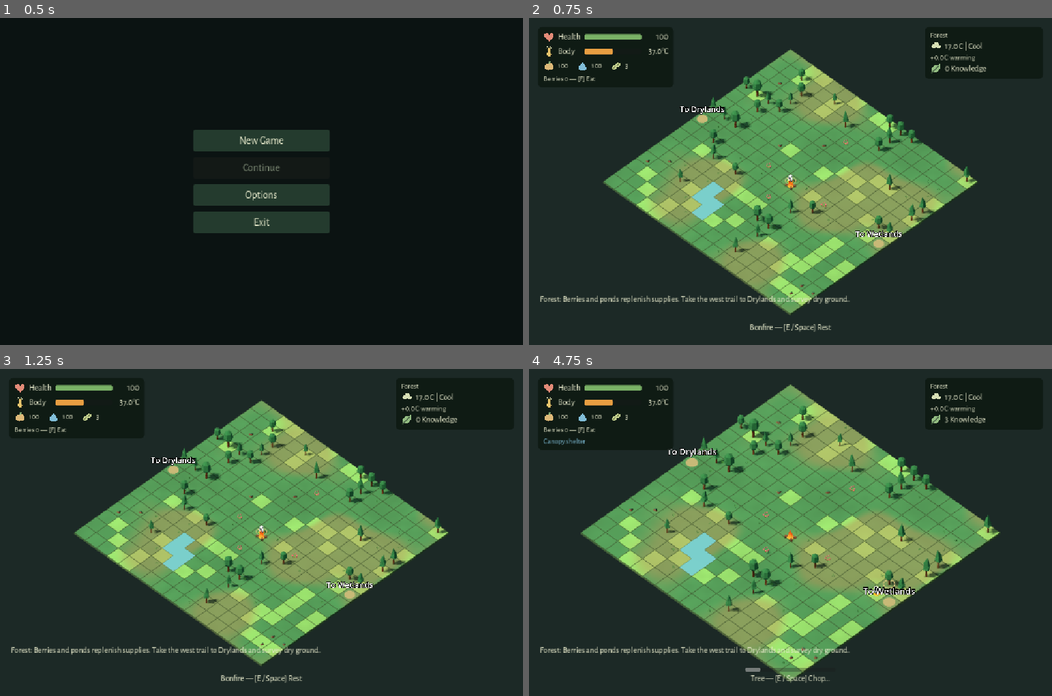
Above: before the commit, frames 1-4 (two rows, left to right).
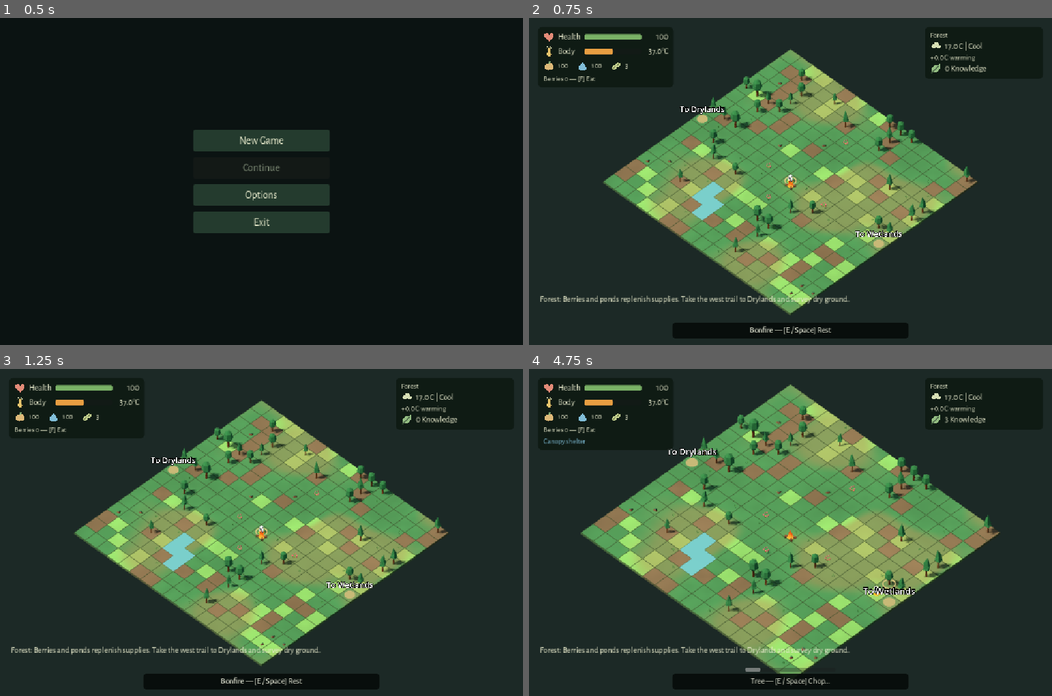
Above: after the commit, the same moments.

Repository: emir-masinovic/gameup-2026-nihilists
Game: Godot game, scene res://features/menus/main_menu.tscn
The game is run twice, just before and just after one commit, with the same random seed, the same clock (stepped at 60 frames per second) and the same inputs.
Inputs (mouse positions are in pixels of both pictures, inside the frame that each line leads up to):
- Up to frame 1 (0.5 s): no input
- Up to frame 2 (0.75 s): click "New Game" at 0.5 s
- Up to frame 3 (1.25 s): no input
- Up to frame 4 (4.75 s): tap Enter (ui_accept) at 1.25, 1.52, 4.52 s; move the mouse to (905, 516) at 1.27 s; hold D (move_east) 1.28-2 s; hold F (eat) 1.28-2 s; click (905, 516) at 1.42 s; tap E (interact) at 1.55, 3.05, 4.55 s; drag from (685, 548) to (764, 597) at 2.02 s; move the mouse to (842, 460) at 2.77 s; hold D (move_east) 2.78-3.5 s; hold C (camera_mode_cycle) 2.78-3.5 s; click (842, 460) at 2.92 s; drag from (764, 597) to (633, 483) at 3.52 s; move the mouse to (947, 581) at 4.27 s; hold A (move_west) from 4.28 s (still down); hold Mouse wheel up (camera_zoom_in) from 4.28 s (still down); click (947, 581) at 4.42 s

Frame 1 is identical in both runs. In frame 2, 5.7% of the frame differs, in the area x 16-86%, y 14-98%; in frame 3, 5.7%; in frame 4, 6.6%, in the area x 12-91%, y 10-98%.

Commit message:
fix: clarify planting soil and interaction captions

Diff:
--- a/features/levels/forest/RendererTerrain.gd
+++ b/features/levels/forest/RendererTerrain.gd
@@ -1,5 +1,5 @@
 extends Node3D
-# Shared climate beds plus one shrinking water-surface batch. Logic owns wetness.
+# Shared climate beds, persistent authored soil and shrinking pond surfaces.
 var batches: Array[MultiMeshInstance3D] = []
 var tile_mesh: BoxMesh
 
@@ -12,6 +12,12 @@
 	materials.assign(palette)
 	materials.append(water)
 	materials.append(charred)
+	# Generated soil cells retain brown earth even when climate health is high.
+	# This is terrain presentation, independent of selection, inventory and player.
+	var soil = palette[0].duplicate()
+	soil.set_shader_parameter("terrain_color", Color("554636"))
+	soil.set_shader_parameter("terrain_health", 0.0)
+	materials.append(soil)
 	for i in range(materials.size()):
 		var batch = MultiMeshInstance3D.new()
 		batch.multimesh = MultiMesh.new()
@@ -48,9 +54,11 @@
 			health = 0.0
 			moisture = minf(moisture, 0.49)
 		var group = clampi(int(health * 3.99), 0, 3) * 4 + clampi(int(moisture * 3.99), 0, 3)
+		var cell = Vector2i(i % grid.SIZE, floori(float(i) / grid.SIZE))
+		if data.get("terrain", "grass") == "soil" and cell.distance_to(grid.start) >= 2.5 and cell.x != grid.start.x and cell.y != grid.start.y:
+			group = 18
 		if data.get("burned", false) and data.get("burn_recovery", 0.0) < 0.2:
 			group = 17
-		var cell = Vector2i(i % grid.SIZE, floori(float(i) / grid.SIZE))
 		var at: Vector3 = grid.world_position(cell)
 		batches[group].multimesh.set_instance_transform(counts[group], Transform3D(Basis.IDENTITY, at + Vector3(0,-0.15,0)))
 		counts[group] += 1
--- a/features/levels/forest/forest_level.gd
+++ b/features/levels/forest/forest_level.gd
@@ -37,9 +37,7 @@
 var region_id = "forest"
 var region_state = {}
 var transitioning = false
-var planting_tile: PlaneMesh
 var interaction_ring: TorusMesh
-var planting_material: StandardMaterial3D
 var interaction_marker: MeshInstance3D
 var habitat_marker: MeshInstance3D
 var previous_objective = ""
@@ -384,6 +382,8 @@
 		if not previous_objective.is_empty():
 			hud.notify(objectives.summary())
 		previous_objective = objectives.summary()
+	# Keep the caption authoritative after legacy status/context updates.
+	_update_interaction_marker()
 
 func _create_landmarks():
 	var fire = Node3D.new()
@@ -585,23 +585,16 @@
 		habitat_marker.mesh = habitat_ring
 	interaction_marker = MeshInstance3D.new()
 	var ring = TorusMesh.new()
-	ring.inner_radius = 0.63
-	ring.outer_radius = 0.70
+	ring.inner_radius = 0.66
+	ring.outer_radius = 0.79
 	ring.rings = 16
 	ring.ring_segments = 6
 	interaction_ring = ring
-	planting_tile = PlaneMesh.new()
-	planting_tile.size = Vector2.ONE * grid.CELL_SIZE
-	planting_material = StandardMaterial3D.new()
-	planting_material.albedo_color = Color(0.25, 0.85, 1.0, 0.48)
-	planting_material.transparency = BaseMaterial3D.TRANSPARENCY_ALPHA
-	planting_material.shading_mode = BaseMaterial3D.SHADING_MODE_UNSHADED
 	interaction_marker.mesh = ring
 	var material = StandardMaterial3D.new()
 	material.albedo_color = Color("edcf86")
 	material.shading_mode = BaseMaterial3D.SHADING_MODE_UNSHADED
 	interaction_marker.material_override = material
-	interaction_marker.set_meta("ring_material", material)
 	interaction_marker.cast_shadow = GeometryInstance3D.SHADOW_CASTING_SETTING_OFF
 	add_child(interaction_marker)
 
@@ -620,9 +613,6 @@
 				break
 	interaction_marker.visible = not display.is_empty() and display.get("available", true) and not $GridPlayer.moving and not get_tree().paused
 	if interaction_marker.visible:
-		var planting_target: bool = display.get("object_kind", "") == "plant"
-		interaction_marker.mesh = planting_tile if planting_target else interaction_ring
-		interaction_marker.material_override = planting_material if planting_target else interaction_marker.get_meta("ring_material")
 		interaction_marker.position = grid.world_position(display.cell) + Vector3(0,0.12,0)
 	hud.update_interaction(display, context_action.progress, active_display, _binding_label("interact"))
 
--- a/features/levels/forest/nature/ground_cover.gd
+++ b/features/levels/forest/nature/ground_cover.gd
@@ -22,7 +22,7 @@
 	var indices: Array[int] = []
 	for i in range(grid.cells.size()):
 		var cell = grid.cells[i]
-		if cell.get("terrain", "grass") == "water":
+		if cell.get("terrain", "grass") in ["water", "soil"]:
 			continue
 		if (shrubs and cell.tree and cell.shade > 0.8) or (not shrubs and not cell.tree and cell.shade > 0.5 and cell.shade < 0.6):
 			indices.append(i)
--- a/features/levels/forest/run_hud.gd
+++ b/features/levels/forest/run_hud.gd
@@ -72,6 +72,7 @@
 	$WorldStatus/Rows/Trend.text = "+%.1f C warming" % trend
 	$WorldStatus/Rows/Knowledge/Value.text = "%d Knowledge" % knowledge
 	$Context.text = "Chopping..." if chopping else "Bonfire shelter - Interact to rest" if safe else ""
+	$Context.visible = not $Context.text.is_empty()
 
 func damage_feedback(damaged: bool):
 	$PlayerStatus/Rows/Health.modulate = Color(1, 0.55, 0.45) if damaged else Color.WHITE
@@ -88,6 +89,7 @@
 	$PlayerStatus/Rows/Heat/Icon.modulate = Color(1,0.4,0.2) if fire_hazard > 0 else Color.WHITE
 	if fire_hazard > 0:
 		$Context.text = "Fire nearby - seek wet ground or a cleared path"
+		$Context.show()
 
 func set_region(title: String):
 	$WorldStatus/Rows/Region.text = title
@@ -110,8 +112,10 @@
 	$InteractionProgress.value = 100.0 * progress / maxf(float(target.get("duration", 1.0)), 0.01)
 	if target.is_empty():
 		$Context.text = "Fire nearby — seek shelter or a cleared path" if current_fire_hazard > 0.0 else ""
+		$Context.visible = not $Context.text.is_empty()
 		return
 	var description = str(target.get("action", "Interact")) if target.get("available", true) else str(target.get("reason", "Unavailable"))
+	$Context.show()
 	$Context.text = "%s — [%s] %s%s" % [target.get("name", "Object"), binding, description, "..." if active else ""]
 
 func update_seeds(count: int):
--- a/features/levels/forest/run_hud.tscn
+++ b/features/levels/forest/run_hud.tscn
@@ -12,6 +12,16 @@
 corner_radius_top_right = 9
 corner_radius_bottom_left = 9
 corner_radius_bottom_right = 9
+[sub_resource type="StyleBoxFlat" id="Caption"]
+bg_color = Color(0.025, 0.045, 0.035, 0.9)
+content_margin_left = 14.0
+content_margin_right = 14.0
+content_margin_top = 6.0
+content_margin_bottom = 6.0
+corner_radius_top_left = 8
+corner_radius_top_right = 8
+corner_radius_bottom_left = 8
+corner_radius_bottom_right = 8
 [sub_resource type="StyleBoxFlat" id="HealthFill"]
 bg_color = Color(0.48, 0.70, 0.40, 1)
 corner_radius_top_left = 4
@@ -169,10 +179,15 @@
 anchor_bottom = 1.0
 offset_left = -260.0
 offset_right = 260.0
-offset_top = -48.0
-offset_bottom = -18.0
+offset_top = -50.0
+offset_bottom = -14.0
 horizontal_alignment = 1
 theme_override_font_sizes/font_size = 18
+theme_override_styles/normal = SubResource("Caption")
+theme_override_colors/font_color = Color(0.96, 0.97, 0.9, 1)
+vertical_alignment = 1
+autowrap_mode = 2
+mouse_filter = 2
 [node name="InteractionProgress" type="ProgressBar" parent="."]
 visible = false
 anchor_left = 0.5
--- a/tests/TestGameplayPolish.gd
+++ b/tests/TestGameplayPolish.gd
@@ -69,18 +69,24 @@
 	# A custom candidate list is unnecessary: the existing selector owns its tie-breaks.
 	player.facing = Vector2i.LEFT
 	world._update_interaction_marker()
-	check(world.selected_interaction.cell == target and world.interaction_marker.mesh is PlaneMesh and world.planting_tile.size == Vector2(2,2), "Exactly the selected soil uses a cell-sized tile overlay")
+	check(world.selected_interaction.cell == target and world.interaction_marker.mesh is TorusMesh and world.interaction_marker.visible, "Selected planting soil uses the shared readable interaction ring")
 	if DisplayServer.get_name() != "headless" and OS.has_environment("NIHILISTS_CAPTURE_DIR"):
 		await RenderingServer.frame_post_draw
-		root.get_texture().get_image().save_png(OS.get_environment("NIHILISTS_CAPTURE_DIR").path_join("planting-tile.png"))
+		root.get_texture().get_image().save_png(OS.get_environment("NIHILISTS_CAPTURE_DIR").path_join("planting-ring.png"))
+	world.terrain_renderer.update_state(world.grid)
+	check(world.terrain_renderer.batches[18].multimesh.visible_instance_count > 0 and world.terrain_renderer.batches[18].material_override.get_shader_parameter("terrain_color") == Color("554636"), "Generated soil has a shared brown terrain material independent of highlighting")
+	check(world.hud.get_node("Context").get_theme_stylebox("normal") is StyleBoxFlat, "Interaction caption has a dark padded background")
+	for batch in world.ground_cover.batches:
+		for index in batch.indices:
+			check(world.grid.cells[index].terrain != "soil", "Grass/shrub decoration leaves soil patches bare")
 	data.burning = true
 	world._update_interaction_marker()
-	check(world.interaction_marker.mesh != world.planting_tile or not world.interaction_marker.visible, "Invalid planting clears tile overlay immediately")
+	check(not world.interaction_marker.visible or not world.interaction_marker.position.is_equal_approx(world.grid.world_position(target) + Vector3(0,0.12,0)), "Invalid planting clears its ring immediately")
 	data.burning = false
 	world._begin_context_action()
 	world._tick_context_action(1.1)
 	world._update_interaction_marker()
-	check(world.interaction_marker.mesh != world.planting_tile, "Plant completion replaces tile with sapling interaction ring")
+	check(world.interaction_marker.mesh is TorusMesh, "Plant completion retains sapling removal ring")
 	world.survival.hunger = 64.0
 	world.survival.thirst = 72.0
 	world.survival.wetness = 25.0
@@ -93,6 +99,8 @@
 		await process_frame
 		var panel = world.hud.get_node("PlayerStatus")
 		var supplies = world.hud.get_node("PlayerStatus/Rows/Supplies")
+		var caption = world.hud.get_node("Context")
+		check(caption.visible and caption.get_global_rect().position.y >= 0.0 and caption.get_global_rect().end.y <= size_value.y and caption.size.y < 64.0, "Padded interaction caption stays readable inside viewport at " + str(size_value))
 		check(panel.get_global_rect().end.x < size_value.x and panel.size.y < 200.0 and supplies.get_global_rect().end.x <= panel.get_global_rect().end.x, "Compact resources fit HUD at " + str(size_value))
 		check(supplies.get_node("Food").text == "64" and supplies.get_node("Water").text == "72" and supplies.get_node("Seeds").text == str(world.planting.seed_count), "Numeric resource values update")
 		if DisplayServer.get_name() != "headless" and OS.has_environment("NIHILISTS_CAPTURE_DIR"):
--- a/tests/world_presentation_test.gd
+++ b/tests/world_presentation_test.gd
@@ -27,9 +27,9 @@
 		seeds.append(material.get_shader_parameter("world_seed"))
 		check(material.get_shader_parameter("variation_strength") > 0.0, "Shared terrain shader enables subtle spatial patches")
 	check(world.terrain_renderer.rendered_cell_count() == world.grid.cells.size(), "All logical cells rendered once")
-	check(world.terrain_renderer.batches.size() <= 18, "Terrain batches remain bounded")
+	check(world.terrain_renderer.batches.size() <= 19, "Terrain batches remain bounded")
 	for ground in world.terrain_renderer.batches:
-		check(ground.material_override == world.water_material or ground.material_override == world.charred_material or (ground.material_override is ShaderMater …(99 unchanged characters)…
+		check(ground.material_override == world.water_material or ground.material_override == world.charred_material or ground == world.terrain_renderer.batches[18] or (ground.material_override is ShaderMater …(99 unchanged characters)…
 	var sun = world.get_node("Sun")
 	var direction = sun.global_basis.z
 	world._advance_presentation(20.0)
Not shown: 1 places in features/levels/forest/run_hud.tscn that only renumber resources
Not shown, changed: docs/ARCHITECTURE.md
